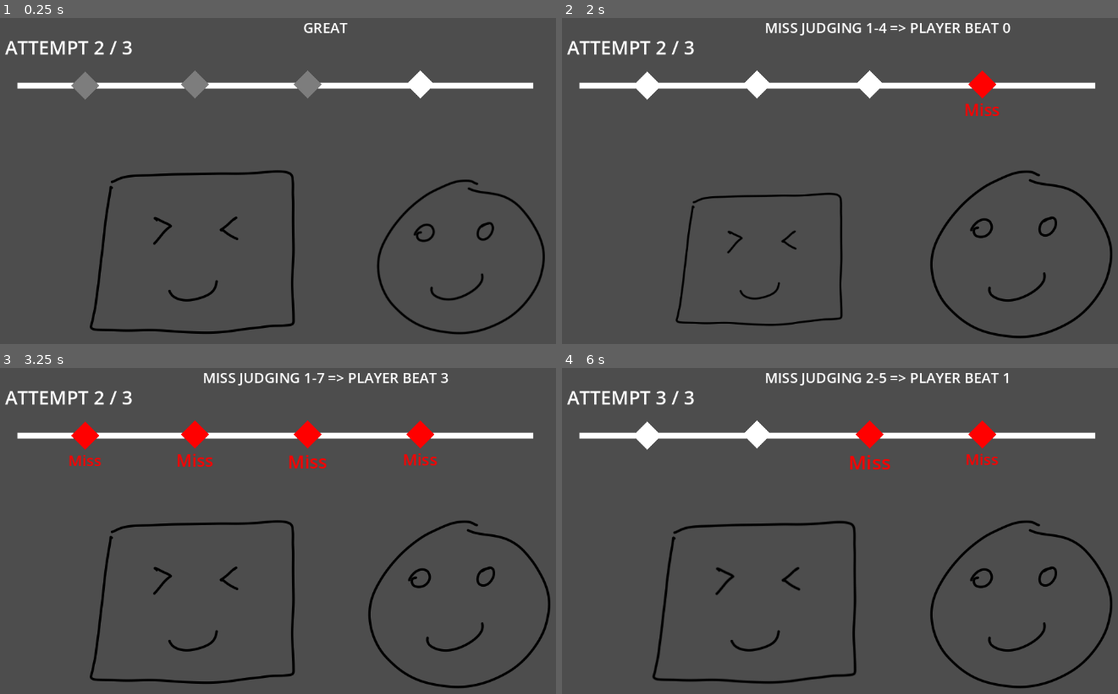
Above: before the commit, frames 1-4 (two rows, left to right).
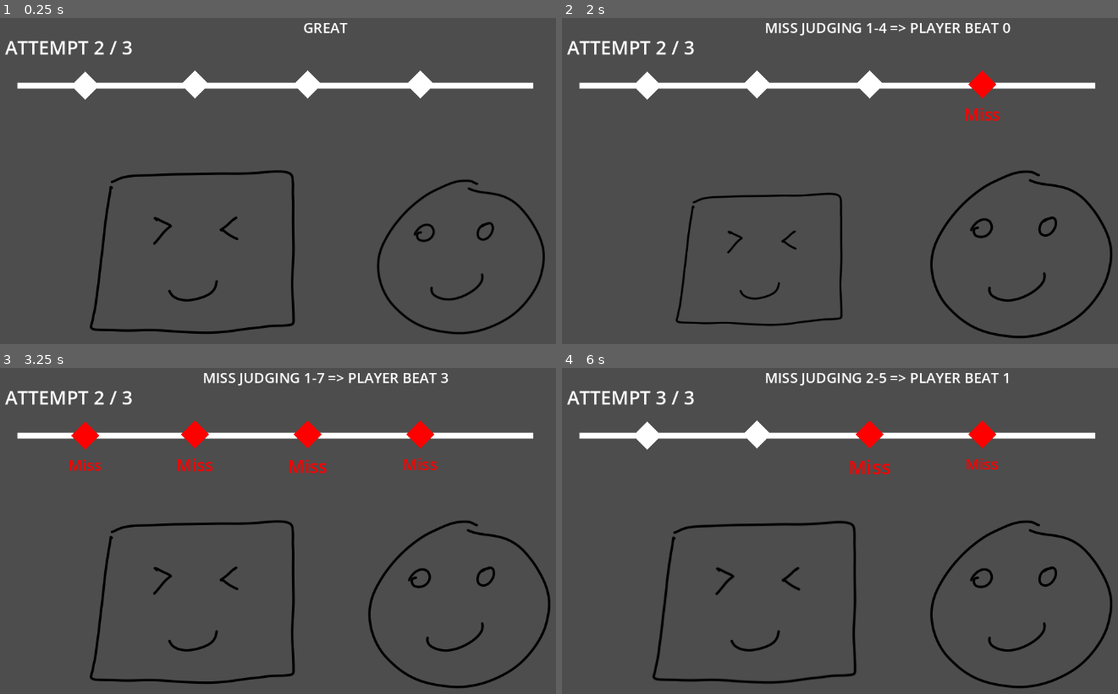
Above: after the commit, the same moments.

Repository: edralzar/gwj-86
Game: Godot game, scene res://scene_1.tscn
Same seed, same stepped clock (60 frames per second), same inputs: the game is played once before the commit and once after it. Sound files missing from this copy of the repository are replaced by a short silence.
Inputs:
- Up to frame 1 (0.25 s): no input
- Up to frame 2 (2 s): tap A (Note1) at 0.6 s; tap D (Note2) at 1.35 s
- Up to frame 3 (3.25 s): tap W (Note3) at 2.1 s; tap S (Note4) at 2.85 s
- Up to frame 4 (6 s): tap A (Note1) at 3.6 s; tap D (Note2) at 4.35 s; tap Enter at 5 s; tap W (Note3) at 5.1 s; tap Space at 5.75 s; tap S (Note4) at 5.85 s

The runs differ from the first frame. In frame 1, 0.7% of the frame differs, in the area x 12-58%, y 16-26%; in frame 2, 0.2%; in frame 3, 0.7%, in the area x 12-79%, y 26-33%; in frame 4, 0.4%.

Commit message:
Add a beat marker under each note marker

Diff:
--- a/node_2d.gd
+++ b/node_2d.gd
@@ -119,6 +119,7 @@
 	await get_tree().create_timer(0.2).timeout
 	var played = beatsPlayed.get(curBeat)
 	var marker = playerMarkers[playerBeat]
+	marker.indicateBeat()
 	if not played:
 		judge.text = "MISS %s" % debugMsg
 		marker.markJudged(0)
--- a/note_marker.gd
+++ b/note_marker.gd
@@ -17,10 +17,13 @@
 	$JudgeLabel.text = ""
 	$JudgeLabel.label_settings = settings
 	$NoteLabel.text = ""
+	$Line2D.visible = false
 
 func newAttempt():
 	_reset()
 
+func indicateBeat():
+	$Line2D.visible = true
 
 func markJudged(score: int, note: String = ""):
 	score = score % 4
@@ -42,6 +45,7 @@
 		$JudgeLabel.text = "GREAT"
 		settings.font_color = Color.GREEN
 		$Polygon2D.color = Color.GREEN
+	$Line2D.visible = false
 	tween = get_tree().create_tween()
 	tween.set_loops(4)
 	tween.tween_property(settings, "font_size", base_font_size + 10, beatSeconds / 4)
@@ -55,3 +59,4 @@
 	settings.font_size = base_font_size
 	$JudgeLabel.visible = true
 	if (tween): tween.stop()
+	$Line2D.visible = false
--- a/note_marker.tscn
+++ b/note_marker.tscn
@@ -9,14 +9,13 @@
 script = ExtResource("1_bk2y7")
 
 [node name="Polygon2D" type="Polygon2D" parent="."]
-color = Color(0.49354547, 0.49354553, 0.49354553, 1)
 polygon = PackedVector2Array(0, -24, -24, 0, 0, 24, 24, 0)
 
 [node name="JudgeLabel" type="Label" parent="."]
 offset_left = -80.0
-offset_top = 24.0
+offset_top = 32.0
 offset_right = 80.0
-offset_bottom = 58.0
+offset_bottom = 66.0
 text = "Great"
 horizontal_alignment = 1
 vertical_alignment = 1
@@ -30,3 +29,7 @@
 label_settings = SubResource("LabelSettings_bk2y7")
 horizontal_alignment = 1
 vertical_alignment = 1
+
+[node name="Line2D" type="Line2D" parent="."]
+position = Vector2(0, 5)
+points = PackedVector2Array(-24, 8, 0, 32, 24, 8)
